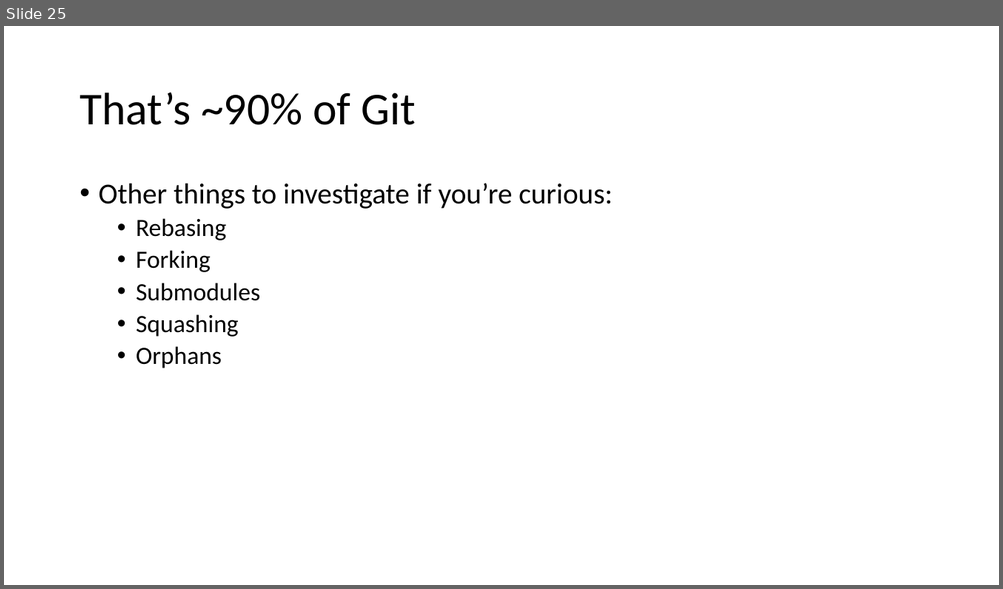
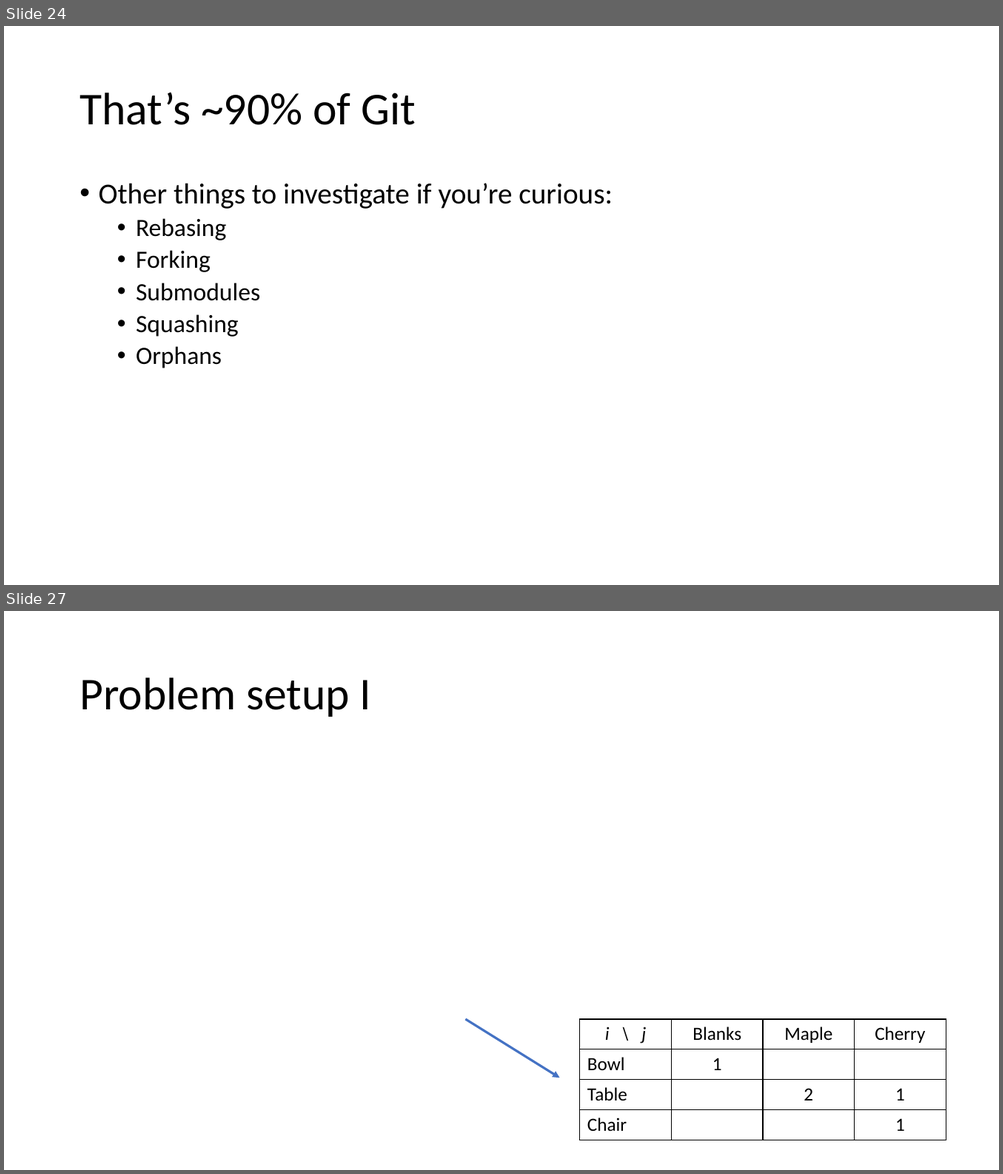
Before and after one commit to maxxb77/EBGN632_2019, a slide deck: ClassSlides/Course2.pptx. Shown one above the other, each under a label of ours: slide 25 before the commit, slides 24 and 27 after it; the slides between them are not shown. The pictures are 1003x589 and 1003x1174 pixels, drawn with LibreOffice and Linux fonts; fonts in the diff are those of the drawing; grey boxes stand for pictures. Boxes give left, top, right and bottom in pixels: in the first picture for what was removed or moved away, otherwise in the second. Text is boxed around its words. In the diff, an @@ line names an element or a change of style, - is before the commit and + after.

Commit message:
Adding Louis' workshop problem description and math

```diff
--- a/ClassSlides/Course2.pptx
+++ b/ClassSlides/Course2.pptx
@@ slide 27 added at [4, 611, 999, 1170], background #FFFFFF @@
@@ title added at [79, 678, 371, 717], 44 pt, text #000000 @@
+Problem setup I
@@ arrow added from (465, 1020) to (560, 1078), #4472C4 2.25 pt @@
@@ table added at [580, 1020, 947, 1141], 4 rows, 4 columns @@
+i \ j | Blanks | Maple | Cherry
+Bowl | 1 |  | 
+Table |  | 2 | 1
+Chair |  |  | 1
@@ what was slide 25 is now slide 24 @@
```
Also in this commit, not shown: 1 slide changed, 4 other slides added, 2 slides removed.
